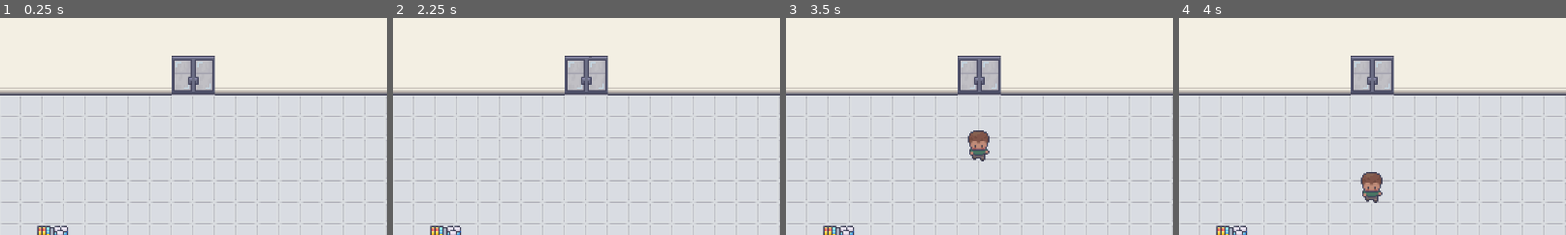
Above: before the commit, frames 1-4 (left to right).
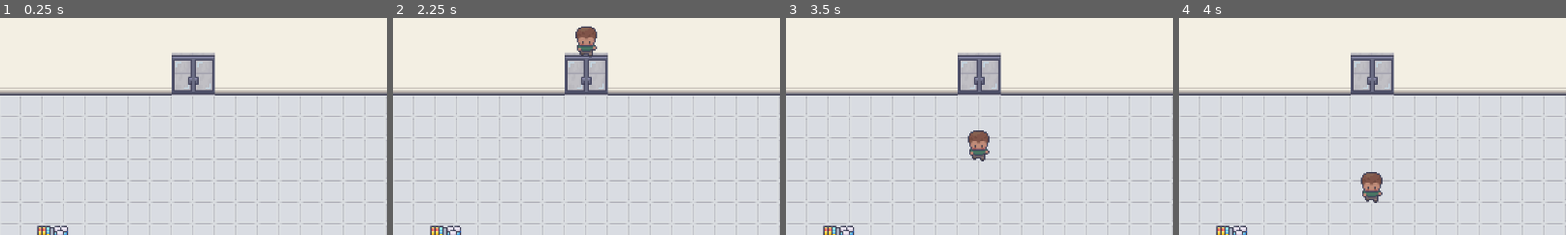
Above: after the commit, the same moments.

Repository: emilykrohn/Checkout
Game: Godot game, scene res://Scenes/main.tscn
Two runs of this game, one before a commit and one after it. Both use one fixed random seed, a clock stepped at 60 frames per second and the inputs below.
Inputs:
- Up to frame 1 (0.25 s): no input
- Up to frame 2 (2.25 s): tap Enter at 0.5, 2 s; tap Space at 1.25 s
- Up to frame 3 (3.5 s): no input
- Up to frame 4 (4 s): no input
The pictures show only the part of the screen within x 22-72%, y 12-62%; the shares and areas given below are measured in that part.

The runs differ from the first frame. In frame 1, 0.2% of the frame differs, in the area x 44-56%, y 16-18%; in frame 2, 0.8%, in the area x 44-56%, y 3-18%; in frame 3, 0.2%; in frame 4, 0.2%.

Commit message:
Player stops when by another Customer1
Characters move at different speeds causing them to over lap after they have stopped and then started again

Diff:
--- a/Scenes/Customers/customer_1.tscn
+++ b/Scenes/Customers/customer_1.tscn
@@ -390,6 +390,10 @@
 
 [sub_resource type="RectangleShape2D" id="RectangleShape2D_b2ygc"]
 size = Vector2(17, 15)
+
+[sub_resource type="RectangleShape2D" id="RectangleShape2D_rvox8"]
+
+[sub_resource type="RectangleShape2D" id="RectangleShape2D_gse6k"]
 
 [node name="Customer1" type="RigidBody2D"]
 collision_mask = 0
@@ -416,9 +420,22 @@
 position = Vector2(1.5, 6.5)
 shape = SubResource("RectangleShape2D_b2ygc")
 
+[node name="CustomerDetector" type="Area2D" parent="."]
+collision_layer = 0
+
+[node name="CollisionShape2D" type="CollisionShape2D" parent="CustomerDetector"]
+position = Vector2(0, 39)
+shape = SubResource("RectangleShape2D_rvox8")
+
+[node name="CollisionShape2D2" type="CollisionShape2D" parent="CustomerDetector"]
+position = Vector2(-26, 1)
+shape = SubResource("RectangleShape2D_gse6k")
+
 [node name="Timer" type="Timer" parent="."]
 wait_time = 0.5
 one_shot = true
 
 [connection signal="area_entered" from="ObjectDetector" to="." method="_on_object_detector_area_entered"]
+[connection signal="body_entered" from="CustomerDetector" to="." method="_on_customer_detector_body_entered"]
+[connection signal="body_exited" from="CustomerDetector" to="." method="_on_customer_detector_body_exited"]
 [connection signal="timeout" from="Timer" to="." method="_on_timer_timeout"]
--- a/Scenes/Customers/customer_2.tscn
+++ b/Scenes/Customers/customer_2.tscn
@@ -207,7 +207,7 @@
 size = Vector2(42, 54)
 
 [node name="Customer2" type="RigidBody2D"]
-collision_mask = 0
+collision_layer = 0
 gravity_scale = 0.0
 
 [node name="AnimatedSprite2D" type="AnimatedSprite2D" parent="."]
--- a/Scenes/cash_register.tscn
+++ b/Scenes/cash_register.tscn
@@ -19,8 +19,8 @@
 position = Vector2(2, 7)
 shape = SubResource("RectangleShape2D_tsnkq")
 
-[node name="Area2D" type="Area2D" parent="."]
+[node name="Object" type="Area2D" parent="."]
 
-[node name="CollisionShape2D" type="CollisionShape2D" parent="Area2D"]
+[node name="CollisionShape2D" type="CollisionShape2D" parent="Object"]
 position = Vector2(-0.5, 28)
 shape = SubResource("RectangleShape2D_isob2")
--- a/Scenes/main.tscn
+++ b/Scenes/main.tscn
@@ -6343,7 +6343,7 @@
 offset_right = 1151.0
 offset_bottom = 646.0
 
-[node name="game" type="Node2D" parent="."]
+[node name="game" type="Node2D" parent="." groups=["Customers"]]
 
 [node name="Background" type="TileMap" parent="game"]
 tile_set = SubResource("TileSet_f855w")
@@ -6364,6 +6364,7 @@
 animation = &"closed"
 
 [node name="Wall" parent="game" instance=ExtResource("4_idwbm")]
+visible = false
 z_index = 1
 position = Vector2(544.75, 77)
 scale = Vector2(9.34375, 7)
--- a/Scripts/Customers/customer_1.gd
+++ b/Scripts/Customers/customer_1.gd
@@ -1,12 +1,20 @@
 extends RigidBody2D
 
-
+func _ready():
+	add_to_group("Customers")
 
 func _on_object_detector_area_entered(area):
 	if area.name == "Object":
 		get_parent().can_move = false
 		$Timer.start()
 
-
 func _on_timer_timeout():
 	get_parent().can_move = true
+
+func _on_customer_detector_body_entered(body):
+	if body.is_in_group("Customers"):
+		get_parent().can_move = false
+
+func _on_customer_detector_body_exited(body):
+	if body.is_in_group("Customers"):
+		get_parent().can_move = true
--- a/Scripts/Paths.gd
+++ b/Scripts/Paths.gd
@@ -8,4 +8,5 @@
 
 
 func _on_timer_timeout():
-	paths[randi() % paths.size()].add_child(customers[randi() % customers.size()].instantiate())
+	var customer = customers[randi() % customers.size()].instantiate()
+	paths[randi() % paths.size()].add_child(customer)
Not shown: 1 places in Scenes/Customers/customer_1.tscn that only renumber resources
